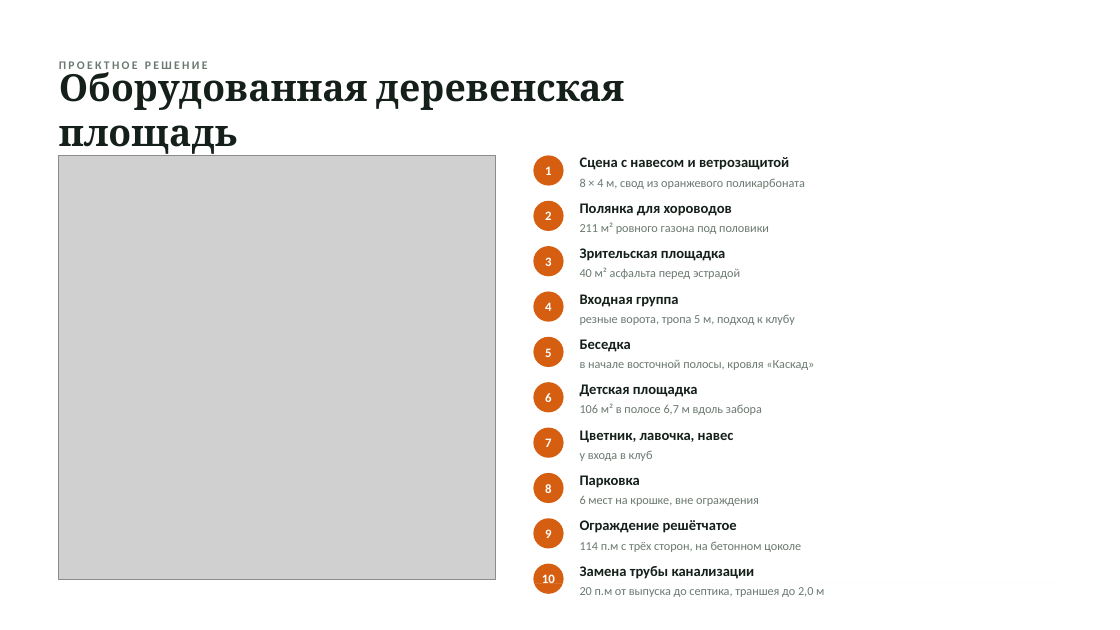
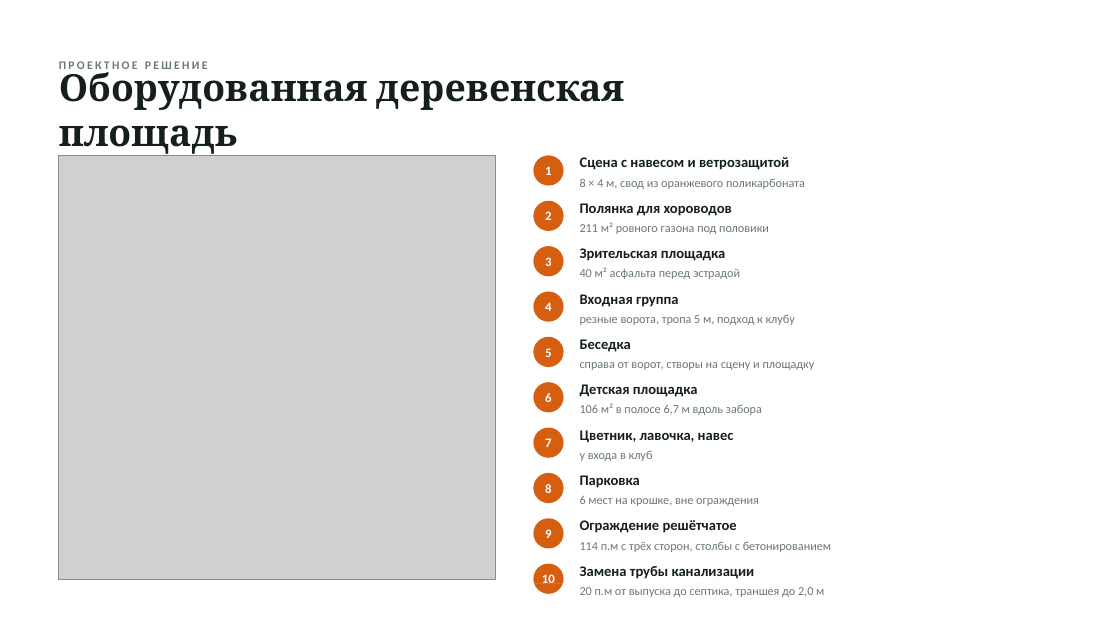
Before and after one commit to hobuchenie11-create/my-project, a slide deck: slide 4 of polyanka-prezentaciya.pptx. Drawn at 1120x630 pixels with LibreOffice and Linux fonts; fonts in the diff are those of the drawing; grey boxes stand for pictures. Boxes give left, top, right and bottom in pixels: in the first picture for what was removed or moved away, otherwise in the second. Text is boxed around its words. In the diff, an @@ line names an element or a change of style, - is before the commit and + after.

```diff
--- a/polyanka-prezentaciya.pptx
+++ b/polyanka-prezentaciya.pptx
@@ text at box(580, 362, 815, 370): text changed @@
-в начале восточной полосы, кровля «Каскад»
+справа от ворот, створы на сцену и площадку
@@ text at box(580, 542, 831, 552): text changed @@
-114 п.м с трёх сторон, на бетонном цоколе
+114 п.м с трёх сторон, столбы с бетонированием
```
Also in this commit, not shown: 3 other slides changed, 3 other files.
